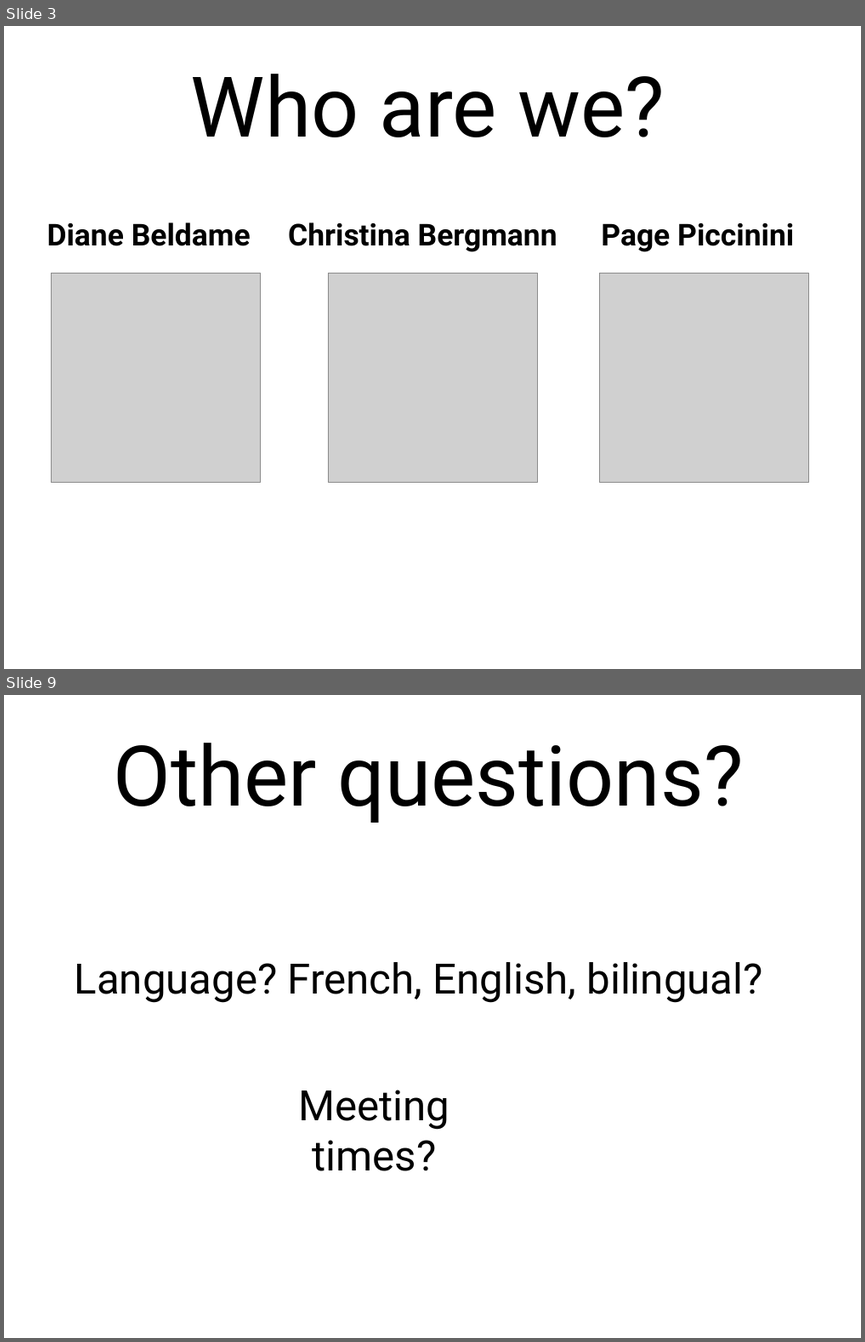
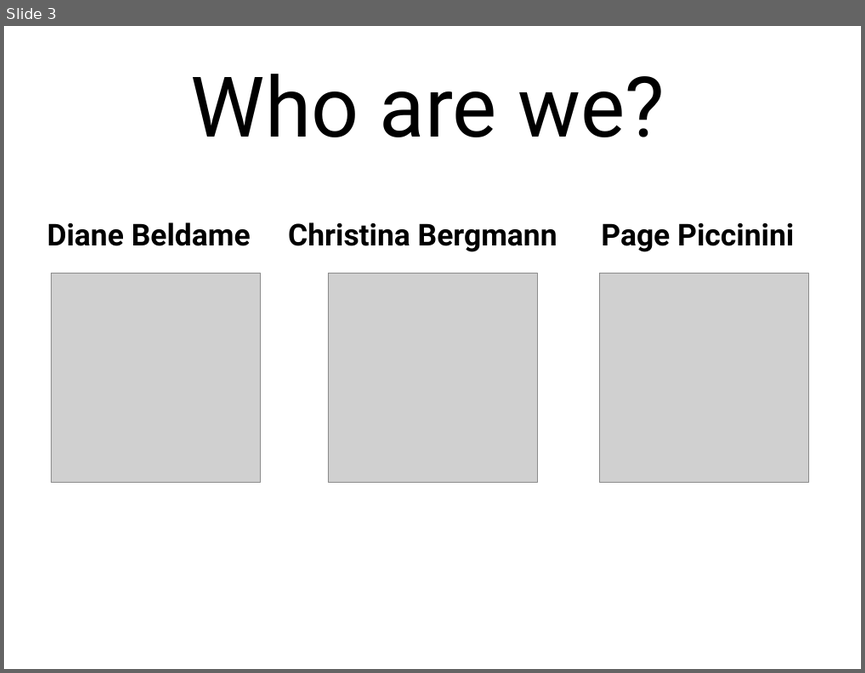
Before and after one commit to rladies-paris/inaugural_meeting_2016-10-05, a slide deck: presentation/inaugural_meeting_2016-10-05_presentation.pptx. Shown one above the other, each under a label of ours: slides 3 and 9 before the commit, slide 3 after it; the slides between them are not shown. The pictures are 865x1342 and 865x673 pixels, drawn with LibreOffice and Linux fonts; fonts in the diff are those of the drawing; grey boxes stand for pictures. Boxes give left, top, right and bottom in pixels: in the first picture for what was removed or moved away, otherwise in the second. Text is boxed around its words. In the diff, an @@ line names an element or a change of style, - is before the commit and + after.

```diff
--- a/presentation/inaugural_meeting_2016-10-05_presentation.pptx
+++ b/presentation/inaugural_meeting_2016-10-05_presentation.pptx
@@ slide 9 removed at (4,695,861,1338), background #FFFFFF @@
@@ text removed at (114,743,744,823) @@
-Other questions?
@@ text removed at (75,962,762,1003) @@
-Language? French, English, bilingual?
@@ text removed at (299,1089,450,1171) @@
-Meeting times?
```
Also in this commit, not shown: 3 slides changed, 2 slides added, 13 other files.
